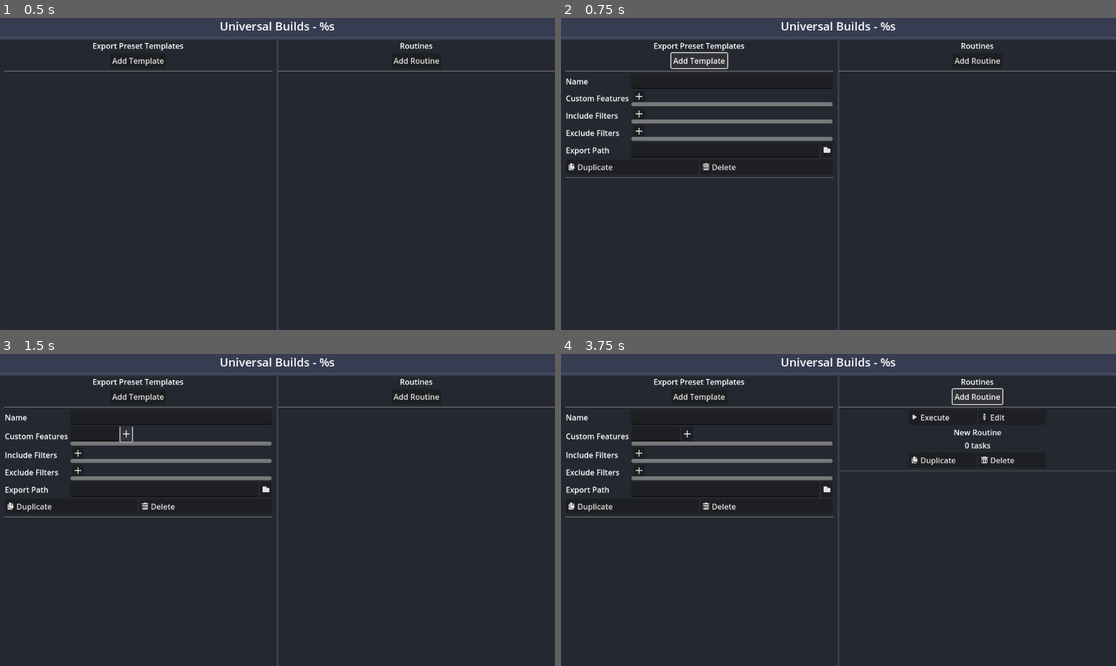
Above: before the commit, frames 1-4 (two rows, left to right).
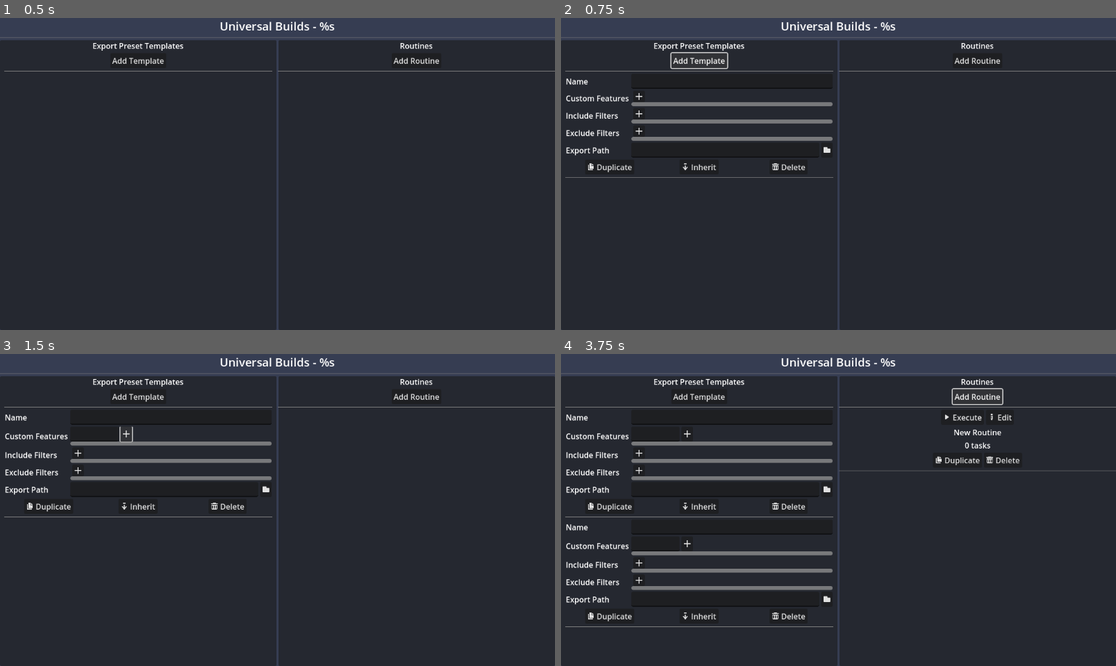
Above: after the commit, the same moments.

Repository: KoBeWi/Godot-Project-Builds
Game: Godot game, scene res://Scenes/Main.tscn
The game is run twice, just before and just after one commit, with the same random seed, the same clock (stepped at 60 frames per second) and the same inputs.
Inputs (mouse positions are in pixels of both pictures, inside the frame that each line leads up to):
- Up to frame 1 (0.5 s): no input
- Up to frame 2 (0.75 s): click "Add Template" at 0.5 s
- Up to frame 3 (1.5 s): click (77, 432) at 1.27 s
- Up to frame 4 (3.75 s): click "Duplicate" at 2 s; click (699, 506) at 2.75 s, where only the run after the commit has a clickable "Inherit"; click "Add Routine" at 3.5 s

Frame 1 is identical in both runs. In frame 2, 0.3% of the frame differs, in the area x 1-45%, y 46-50%; in frame 3, 0.3%; in frame 4, 3.4%, in the area x 0-83%, y 19-88%.

Commit message:
Podstawy templejtów

Diff:
--- /dev/null
+++ b/Icons/Inherit.svg
@@ -0,0 +1 @@
+<svg height="16" viewBox="0 0 16 16" width="16" xmlns="http://www.w3.org/2000/svg"><path d="M10 2H6m2 4v8M4 9l4 5 4-5" fill="none" stroke="#e0e0e0" stroke-linecap="round" stroke-linejoin="round" stroke-width="2"/></svg>
--- a/Nodes/GUI/StringContainer.gd
+++ b/Nodes/GUI/StringContainer.gd
@@ -7,6 +7,15 @@
 func _ready() -> void:
 	string_prefab = Prefab.create(%StringPrefab)
 
-func _add_string() -> void:
+func _add_string() -> LineEdit:
 	var string := string_prefab.instantiate()
 	strings.add_child(string)
+	return string
+
+func get_strings() -> PackedStringArray:
+	return strings.get_children().map(func(line_edit: LineEdit) -> String: return line_edit.text)
+
+func set_strings(strins: PackedStringArray):
+	for s in strins:
+		var strin := _add_string()
+		strin.text = s
--- a/Nodes/PresetTemplate.tscn
+++ b/Nodes/PresetTemplate.tscn
@@ -1,72 +1,128 @@
-[gd_scene load_steps=5 format=3 uid="uid://bsgg4mwgvd5vi"]
+[gd_scene load_steps=7 format=3 uid="uid://bsgg4mwgvd5vi"]
 
 [ext_resource type="PackedScene" uid="uid://bfbht01onlf1a" path="res://Nodes/GUI/StringContainer.tscn" id="1_egcl1"]
 [ext_resource type="PackedScene" uid="uid://cyl1d6reu3mk4" path="res://Nodes/GUI/DirectorySelector.tscn" id="2_at7ma"]
 [ext_resource type="Texture2D" uid="uid://dnlqsyyx311xx" path="res://Icons/Duplicate.svg" id="3_yself"]
+[ext_resource type="Texture2D" uid="uid://csjjbw7dnc51a" path="res://Icons/Inherit.svg" id="4_ricvi"]
 [ext_resource type="Texture2D" uid="uid://byn071xu1q5op" path="res://Icons/Remove.svg" id="4_x4nre"]
 
-[node name="PresetTemplate" type="VBoxContainer"]
+[sub_resource type="GDScript" id="GDScript_4k674"]
+script/source = "extends MarginContainer
+
+func get_data() -> Dictionary:
+	var data: Dictionary
+	data[\"name\"] = %Name.text
+	data[\"custom_features\"] = %CustomFeatures.get_strings()
+	data[\"include_filters\"] = %IncludeFilters.get_strings()
+	data[\"exclude_filters\"] = %ExcludeFilters.get_strings()
+	data[\"export_path\"] = %ExportPath.text
+	return data
+
+func set_data(data: Dictionary):
+	%Name.text = data[\"name\"]
+	%CustomFeatures.set_strings(data[\"custom_features\"])
+	%IncludeFilters.set_strings(data[\"include_filters\"])
+	%ExcludeFilters.set_strings(data[\"exclude_filters\"])
+	%ExportPath.text = data[\"export_path\"]
+
+func connect_duplicate(callback: Callable):
+	%Duplicate.pressed.connect(callback)
+
+func connect_inherit(callback: Callable):
+	%Inherit.pressed.connect(callback)
+
+func connect_delete(callback: Callable):
+	%Delete.pressed.connect(callback)
+"
+
+[node name="PresetTemplate" type="MarginContainer"]
 offset_right = 432.0
-offset_bottom = 193.0
+offset_bottom = 238.0
+script = SubResource("GDScript_4k674")
+
+[node name="Inherited" type="ReferenceRect" parent="."]
+visible = false
+layout_mode = 2
+border_color = Color(1, 1, 0, 1)
+border_width = 2.0
+editor_only = false
+
+[node name="VBoxContainer" type="VBoxContainer" parent="."]
+layout_mode = 2
 size_flags_horizontal = 3
 
-[node name="GridContainer" type="GridContainer" parent="."]
+[node name="GridContainer" type="GridContainer" parent="VBoxContainer"]
 layout_mode = 2
 columns = 2
 
-[node name="Label" type="Label" parent="GridContainer"]
+[node name="Label" type="Label" parent="VBoxContainer/GridContainer"]
 layout_mode = 2
 text = "Name"
 
-[node name="LineEdit" type="LineEdit" parent="GridContainer"]
+[node name="Name" type="LineEdit" parent="VBoxContainer/GridContainer"]
+unique_name_in_owner = true
 layout_mode = 2
 size_flags_horizontal = 3
 
-[node name="Label2" type="Label" parent="GridContainer"]
+[node name="Label2" type="Label" parent="VBoxContainer/GridContainer"]
 layout_mode = 2
 text = "Custom Features"
 
-[node name="StringContainer" parent="GridContainer" instance=ExtResource("1_egcl1")]
+[node name="CustomFeatures" parent="VBoxContainer/GridContainer" instance=ExtResource("1_egcl1")]
+unique_name_in_owner = true
 layout_mode = 2
 
-[node name="Label3" type="Label" parent="GridContainer"]
+[node name="Label3" type="Label" parent="VBoxContainer/GridContainer"]
 layout_mode = 2
 text = "Include Filters"
 
-[node name="StringContainer2" parent="GridContainer" instance=ExtResource("1_egcl1")]
+[node name="IncludeFilters" parent="VBoxContainer/GridContainer" instance=ExtResource("1_egcl1")]
+unique_name_in_owner = true
 layout_mode = 2
 
-[node name="Label4" type="Label" parent="GridContainer"]
+[node name="Label4" type="Label" parent="VBoxContainer/GridContainer"]
 layout_mode = 2
 text = "Exclude Filters"
 
-[node name="StringContainer3" parent="GridContainer" instance=ExtResource("1_egcl1")]
+[node name="ExcludeFilters" parent="VBoxContainer/GridContainer" instance=ExtResource("1_egcl1")]
+unique_name_in_owner = true
 layout_mode = 2
 
-[node name="Label5" type="Label" parent="GridContainer"]
+[node name="Label5" type="Label" parent="VBoxContainer/GridContainer"]
 layout_mode = 2
 text = "Export Path"
 
-[node name="DirectorySelector" parent="GridContainer" instance=ExtResource("2_at7ma")]
+[node name="ExportPath" parent="VBoxContainer/GridContainer" instance=ExtResource("2_at7ma")]
+unique_name_in_owner = true
 layout_mode = 2
 size_flags_horizontal = 3
 
-[node name="HBoxContainer" type="HBoxContainer" parent="."]
+[node name="HBoxContainer" type="HBoxContainer" parent="VBoxContainer"]
 layout_mode = 2
 
-[node name="Button" type="Button" parent="HBoxContainer"]
+[node name="Duplicate" type="Button" parent="VBoxContainer/HBoxContainer"]
+unique_name_in_owner = true
 layout_mode = 2
-size_flags_horizontal = 3
+size_flags_horizontal = 6
 text = "Duplicate"
 icon = ExtResource("3_yself")
 alignment = 0
 
-[node name="Button2" type="Button" parent="HBoxContainer"]
+[node name="Inherit" type="Button" parent="VBoxContainer/HBoxContainer"]
+unique_name_in_owner = true
 layout_mode = 2
-size_flags_horizontal = 3
+size_flags_horizontal = 6
+text = "Inherit"
+icon = ExtResource("4_ricvi")
+alignment = 0
+
+[node name="Delete" type="Button" parent="VBoxContainer/HBoxContainer"]
+unique_name_in_owner = true
+layout_mode = 2
+size_flags_horizontal = 6
 text = "Delete"
 icon = ExtResource("4_x4nre")
 alignment = 0
 
-[node name="HSeparator" type="HSeparator" parent="."]
+[node name="HSeparator" type="HSeparator" parent="VBoxContainer"]
 layout_mode = 2
--- a/Nodes/RoutinePreview.tscn
+++ b/Nodes/RoutinePreview.tscn
@@ -28,6 +28,7 @@
 
 [node name="HBoxContainer2" type="HBoxContainer" parent="."]
 layout_mode = 2
+size_flags_horizontal = 4
 
 [node name="Control" type="Control" parent="HBoxContainer2"]
 layout_mode = 2
@@ -36,7 +37,7 @@
 [node name="Execute" type="Button" parent="HBoxContainer2"]
 unique_name_in_owner = true
 layout_mode = 2
-size_flags_horizontal = 3
+size_flags_horizontal = 6
 text = "Execute"
 icon = ExtResource("1_hqapv")
 alignment = 0
@@ -44,7 +45,7 @@
 [node name="Edit" type="Button" parent="HBoxContainer2"]
 unique_name_in_owner = true
 layout_mode = 2
-size_flags_horizontal = 3
+size_flags_horizontal = 6
 text = "Edit"
 icon = ExtResource("1_m46hf")
 alignment = 0
@@ -67,6 +68,7 @@
 
 [node name="HBoxContainer" type="HBoxContainer" parent="."]
 layout_mode = 2
+size_flags_horizontal = 4
 
 [node name="Control2" type="Control" parent="HBoxContainer"]
 layout_mode = 2
@@ -74,14 +76,14 @@
 
 [node name="Button" type="Button" parent="HBoxContainer"]
 layout_mode = 2
-size_flags_horizontal = 3
+size_flags_horizontal = 6
 text = "Duplicate"
 icon = ExtResource("1_1u4fl")
 alignment = 0
 
 [node name="Button2" type="Button" parent="HBoxContainer"]
 layout_mode = 2
-size_flags_horizontal = 3
+size_flags_horizontal = 6
 text = "Delete"
 icon = ExtResource("2_064c3")
 alignment = 0
--- a/Scenes/Main.gd
+++ b/Scenes/Main.gd
@@ -7,9 +7,21 @@
 	for routine in Data.routines:
 		add_routine(routine)
 
-func _add_template_pressed() -> void:
+	for template in Data.templates:
+		var temp := _add_template_pressed()
+		temp.set_data(template)
+
+func _exit_tree() -> void:
+	save_templates()
+
+func _add_template_pressed() -> Control:
 	var template := preload("res://Nodes/PresetTemplate.tscn").instantiate()
 	template_container.add_child(template)
+
+	template.connect_duplicate(duplicate_template.bind(template))
+	template.connect_inherit(inherit_template.bind(template))
+	template.connect_delete(delete_template.bind(template))
+	return template
 
 func _add_routine_pressed() -> void:
 	add_routine(Data.create_routine())
@@ -28,3 +40,21 @@
 func edit_routine(data: Dictionary):
 	Data.current_routine = data
 	get_tree().change_scene_to_file("res://Scenes/RoutineBuilder.tscn")
+
+func duplicate_template(template: Control):
+	var dup := _add_template_pressed()
+	dup.set_data(template.get_data())
+	template_container.move_child(dup, template.get_index() + 1)
+
+func inherit_template(template: Control):
+	pass
+
+func delete_template(template: Control):
+	template.queue_free()
+	save_templates()
+
+func save_templates():
+	Data.templates.assign(template_container.get_children().map(func(template: Control) -> Dictionary:
+		return template.get_data()))
+
+	Data.save_templates()
--- a/Scripts/Data.gd
+++ b/Scripts/Data.gd
@@ -1,15 +1,22 @@
 extends Node
+
+const TEMPLATES_FILE = "user://templates.txt"
 
 var project_path: String = "X:/Godot/Projects/ProjectBuilds/Testing/TestProject"
 
 var tasks: Array[Dictionary]
 var routines: Array[Dictionary]
+var templates: Array[Dictionary]
 
 var current_routine: Dictionary
 
 func _init() -> void:
 	for task in DirAccess.get_files_at("res://Tasks"):
 		register_task("res://Tasks".path_join(task))
+
+	var fa := FileAccess.open(TEMPLATES_FILE, FileAccess.READ)
+	if fa:
+		templates.assign(str_to_var(fa.get_as_text()))
 
 func register_task(scene: String):
 	var data := Dictionary()
@@ -32,3 +39,7 @@
 	var ret := current_routine
 	current_routine = {}
 	return ret
+
+func save_templates():
+	var fa := FileAccess.open(TEMPLATES_FILE, FileAccess.WRITE)
+	fa.store_string(var_to_str(templates))
Not shown, added: Icons/Inherit.svg.import
